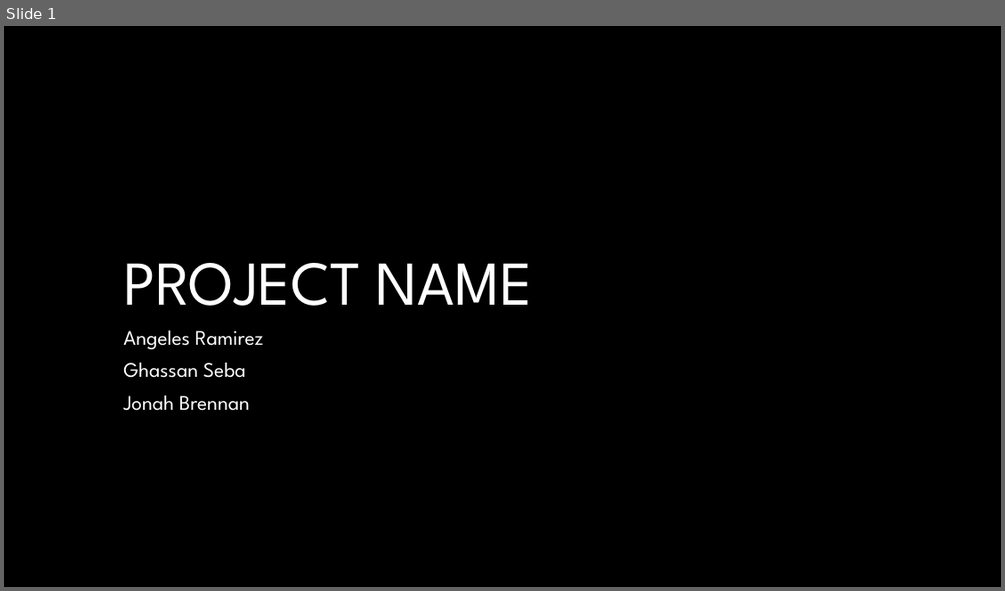
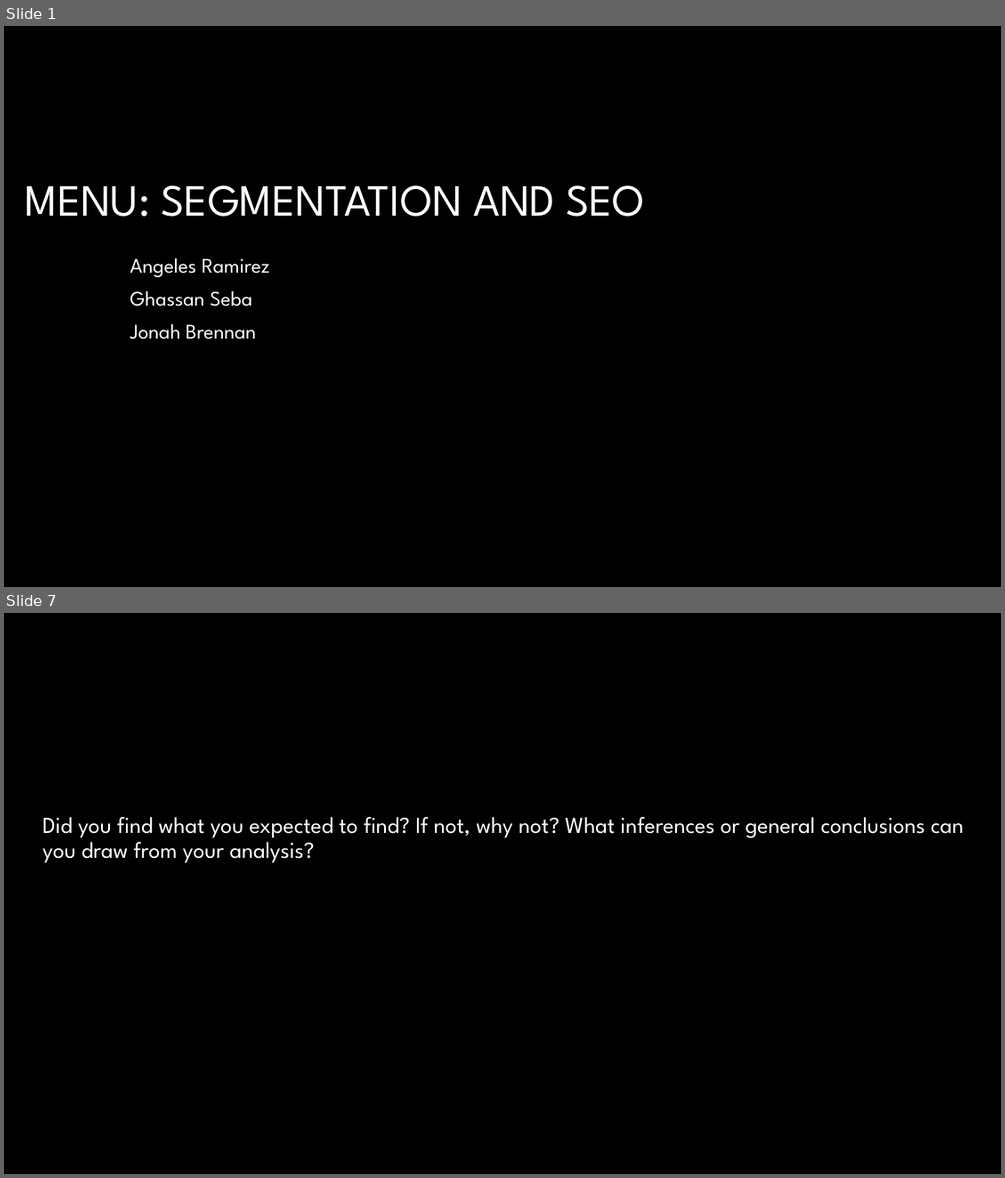
Before and after one commit to gseba/jaguars_project, a slide deck: Jaguars_Project_PPT.pptx. Shown one above the other, each under a label of ours: slide 1 before the commit, slides 1 and 7 after it; the slides between them are not shown. The pictures are 1005x591 and 1005x1178 pixels, drawn with LibreOffice and Linux fonts; fonts in the diff are those of the drawing; background and template pictures are left out. Boxes give left, top, right and bottom in pixels: in the first picture for what was removed or moved away, otherwise in the second. Text is boxed around its words. In the diff, an @@ line names an element or a change of style, - is before the commit and + after.

Commit message:
project scope update

```diff
--- a/Jaguars_Project_PPT.pptx
+++ b/Jaguars_Project_PPT.pptx
@@ slide 7 added at (4, 613, 1001, 1174), background #000000 @@
@@ text added at (42, 817, 963, 863), 22 pt, text #FFFFFF @@
+Did you find what you expected to find? If not, why not? What inferences or general conclusions can you draw from your analysis?
@@ slide 1 changed as well @@
@@ title at (25, 185, 645, 216): text changed; size 60 to 43 pt @@
-PROJECT NAME
+MENU: SEGMENTATION AND SEO
@@ subtitle "Angeles Ramirez": place and size @@
-subtitle "Angeles Ramirez" at (123, 330, 264, 410)
+subtitle "Angeles Ramirez" at (130, 258, 270, 339)
```
Also in this commit, not shown: 6 other slides added, 7 slides removed, 1 other file.
